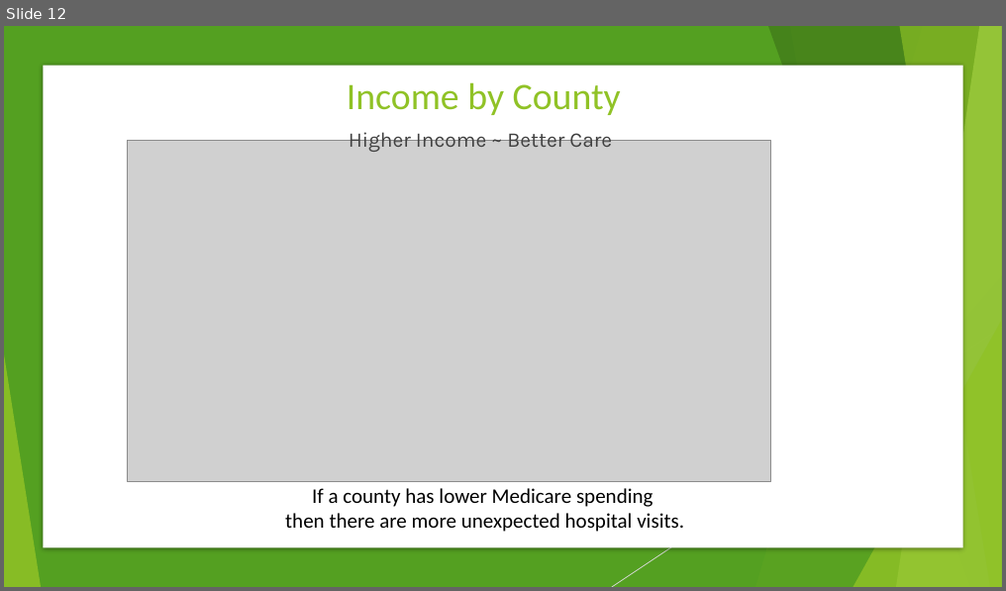
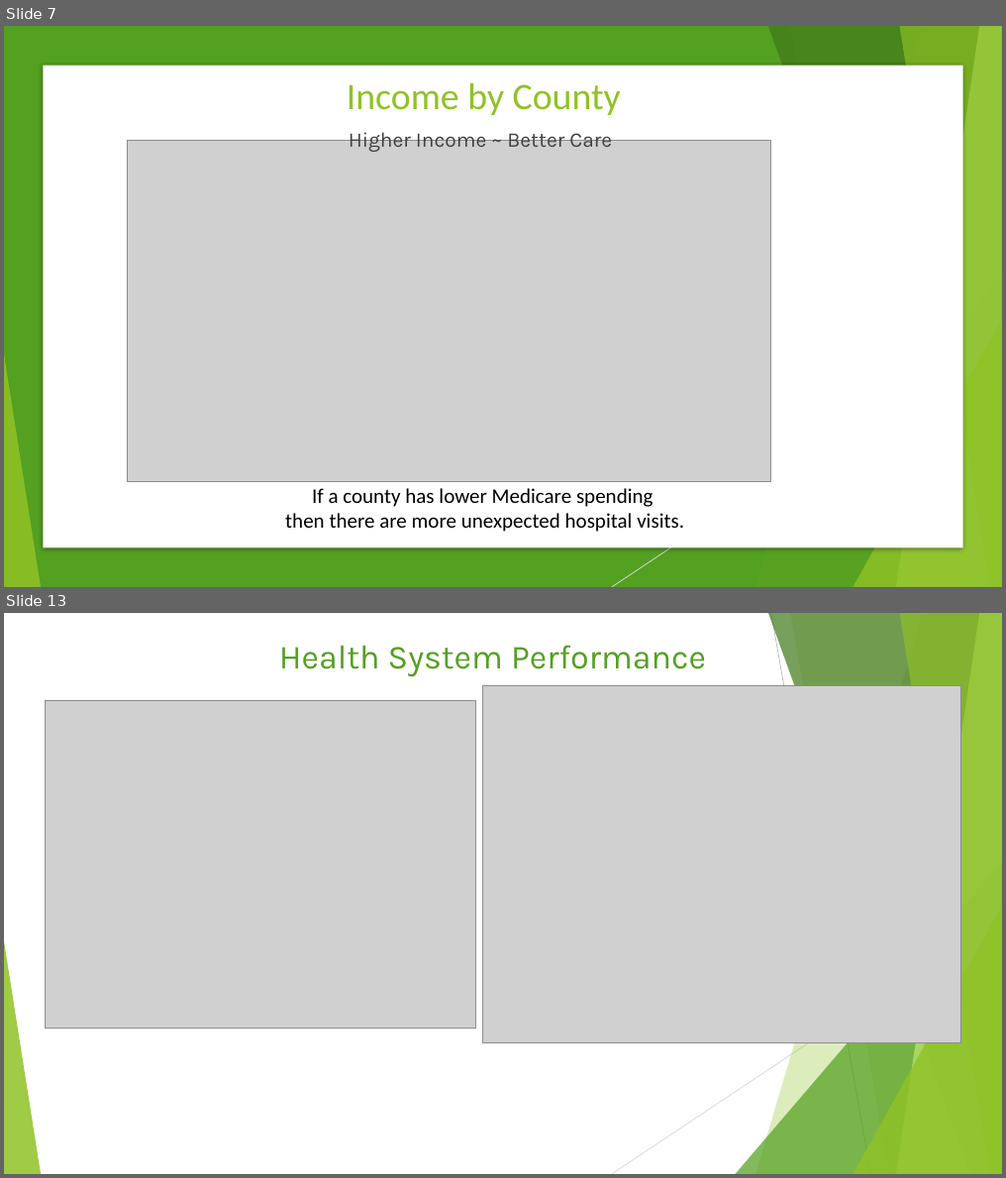
Before and after one commit to TedMur/SnakeBait, a slide deck: SnakeBitePresentation.pptx. Shown one above the other, each under a label of ours: slide 12 before the commit, slides 7 and 13 after it; the slides between them are not shown. The pictures are 1006x591 and 1006x1178 pixels, drawn with LibreOffice and Linux fonts; fonts in the diff are those of the drawing; grey boxes stand for pictures. Boxes give left, top, right and bottom in pixels: in the first picture for what was removed or moved away, otherwise in the second. Text is boxed around its words. In the diff, an @@ line names an element or a change of style, - is before the commit and + after.

```diff
--- a/SnakeBitePresentation.pptx
+++ b/SnakeBitePresentation.pptx
@@ slide 13 added at (4,613,1002,1174), background #FFFFFF; not listed: 8 template elements that a slide beside it also shows @@
@@ line added from (771, 613) to (871, 1174), #BFBFBF 0.75 pt @@
@@ title added at (279,645,706,676), 32.4 pt, text #54A021 @@
+Health System Performance
@@ picture added at (46,700,476,1029) @@
@@ picture added at (483,686,961,1044) @@
@@ line added from (1002, 915) to (612, 1174), #D9D9D9 0.75 pt @@
@@ what was slide 12 is now slide 7 @@
```
Also in this commit, not shown: 10 slides changed, 2 other slides added, 2 slides removed.
